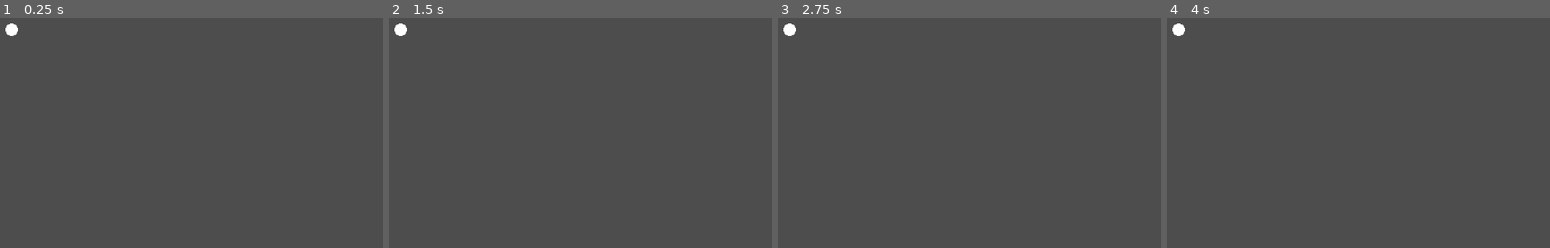
Above: before the commit, frames 1-4 (left to right).
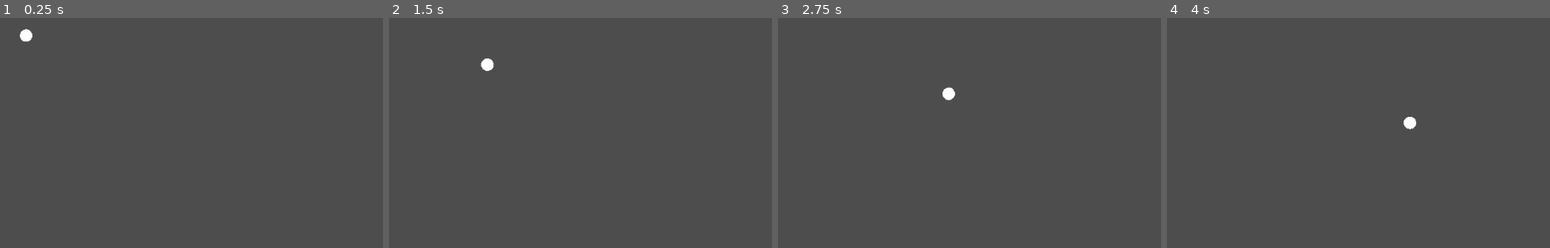
Above: after the commit, the same moments.

Repository: borknbeans/Mini-Jame-Gam-43
Game: Godot game, scene res://scenes/main.tscn
Same seed, same stepped clock (60 frames per second), same inputs: the game is played once before the commit and once after it.
Inputs:
- Up to frame 1 (0.25 s): no input
- Up to frame 2 (1.5 s): no input
- Up to frame 3 (2.75 s): no input
- Up to frame 4 (4 s): no input

The runs differ from the first frame. In frame 1, 0.3% of the frame differs, in the area x 1-9%, y 2-11%; in frame 2, 0.3%, in the area x 1-28%, y 2-24%; in frame 3, 0.3%; in frame 4, 0.3%.

Commit message:
wander around in a designated area2d square

Diff:
--- a/project.godot
+++ b/project.godot
@@ -14,3 +14,7 @@
 run/main_scene="uid://cnwb0roi37ay3"
 config/features=PackedStringArray("4.4", "Forward Plus")
 config/icon="res://icon.svg"
+
+[autoload]
+
+Utility="*res://scripts/util/Utility.gd"
--- a/scenes/main.tscn
+++ b/scenes/main.tscn
@@ -1,8 +1,21 @@
-[gd_scene load_steps=2 format=3 uid="uid://cnwb0roi37ay3"]
+[gd_scene load_steps=4 format=3 uid="uid://cnwb0roi37ay3"]
 
+[ext_resource type="Script" uid="uid://bq64bklemkfl1" path="res://scripts/main.gd" id="1_0wfyh"]
 [ext_resource type="PackedScene" uid="uid://cqdns67khhwch" path="res://scenes/man.tscn" id="1_o5qli"]
 
+[sub_resource type="RectangleShape2D" id="RectangleShape2D_0wfyh"]
+
 [node name="Main" type="Node2D"]
+script = ExtResource("1_0wfyh")
 
 [node name="Man" parent="." instance=ExtResource("1_o5qli")]
 position = Vector2(235, 130)
+
+[node name="CongregationArea2D" type="Area2D" parent="."]
+unique_name_in_owner = true
+position = Vector2(583, 321)
+scale = Vector2(25, 25)
+metadata/_edit_group_ = true
+
+[node name="CollisionShape2D" type="CollisionShape2D" parent="CongregationArea2D"]
+shape = SubResource("RectangleShape2D_0wfyh")
--- a/scenes/man.tscn
+++ b/scenes/man.tscn
@@ -12,6 +12,7 @@
 
 [node name="Man" type="CharacterBody2D"]
 script = ExtResource("1_pgnoa")
+follow_speed = 150.0
 metadata/_edit_group_ = true
 
 [node name="MeshInstance2D" type="MeshInstance2D" parent="."]
@@ -35,6 +36,8 @@
 
 [node name="ManStateIdle" type="Node" parent="StateMachine"]
 script = ExtResource("3_62b7t")
+min_idle_time = 1.5
+max_idle_time = 4.5
 metadata/_custom_type_script = "uid://0ht76qep22hg"
 
 [node name="ManStateFollow" type="Node" parent="StateMachine"]
--- /dev/null
+++ b/scripts/main.gd
@@ -0,0 +1 @@
+extends Node2D
--- a/scripts/man.gd
+++ b/scripts/man.gd
@@ -1,2 +1,7 @@
 class_name Man
 extends CharacterBody2D
+
+@export var wander_speed: float = 100
+@export var follow_speed: float = 100
+
+@onready var congregation_area_2d: Area2D = %CongregationArea2D
--- a/scripts/states/man/man_state_follow.gd
+++ b/scripts/states/man/man_state_follow.gd
@@ -3,7 +3,10 @@
 
 ## Called by the state machine on the engine's main loop tick.
 func physics_update(_delta: float) -> void:
-	# TODO: Move towards the follow point
+	var direction = man.position.direction_to(follow_point)
+	man.velocity = direction * man.follow_speed
+
+	man.move_and_slide()
 
 	if is_zero_approx(follow_point.distance_to(man.global_position)):
 		finished.emit(IDLE)
--- a/scripts/states/man/man_state_idle.gd
+++ b/scripts/states/man/man_state_idle.gd
@@ -7,7 +7,7 @@
 ## Called by the state machine upon changing the active state. The `data` parameter
 ## is a dictionary with arbitrary data the state can use to initialize itself.
 func enter(previous_state_path: String, data := {}) -> void:
-	# TODO: Set velocity to zero
+	man.velocity = Vector2.ZERO
 
 	var idle_time: float = randf_range(min_idle_time, max_idle_time)
 	idle_timer.start(idle_time)
@@ -17,7 +17,7 @@
 
 ## Called by the state machine on the engine's main loop tick.
 func physics_update(_delta: float) -> void:
-	if follow_point != null:
+	if follow_point != Vector2.ZERO:
 		finished.emit(FOLLOW)
 
 ## Called by the state machine before changing the active state. Use this function
--- a/scripts/states/man/man_state_wander.gd
+++ b/scripts/states/man/man_state_wander.gd
@@ -1,15 +1,28 @@
 class_name ManStateWander
 extends ManState
+
+var random_point: Vector2
 
 ## Called by the state machine upon changing the active state. The `data` parameter
 ## is a dictionary with arbitrary data the state can use to initialize itself.
 func enter(previous_state_path: String, data := {}) -> void:
-	# TODO: Pick a random point within a region to wander to
+	random_point = _get_random_point()
+	print(random_point)
 	pass
 
 ## Called by the state machine on the engine's main loop tick.
 func physics_update(_delta: float) -> void:
-	# TODO: Move towards random point
+	var direction = man.position.direction_to(random_point)
+	man.velocity = direction * man.wander_speed
 
-	if follow_point != null:
+	man.move_and_slide()
+
+	if follow_point != Vector2.ZERO:
 		finished.emit(FOLLOW)
+	if random_point.distance_to(man.position) < 1:
+		finished.emit(IDLE)
+
+func _get_random_point() -> Vector2:
+	var point = man.congregation_area_2d.position
+	var rand = Vector2(randf_range(-1, 1) * man.congregation_area_2d.scale.x * 10, randf_range(-1, 1) * man.congregation_area_2d.scale.y * 10)
+	return Vector2(rand.x + point.x, rand.y + point.y)
--- /dev/null
+++ b/scripts/util/Utility.gd
@@ -0,0 +1,6 @@
+extends Node
+
+#@onready var navigation_region_2d: NavigationRegion2D = %NavigationRegion2D
+#
+#func get_random_point_in_navmesh() -> Vector2:
+	#return NavigationServer2D.region_get_random_point(navigation_region_2d.get_rid(), 1, false)
--- a/scripts/util/state_machine.gd
+++ b/scripts/util/state_machine.gd
@@ -33,6 +33,8 @@
 		printerr(owner.name + ": Trying to transition to state " + target_state_path + " but it does not exist.")
 		return
 
+	print(owner.name + ": Trying to transition to state " + target_state_path)
+
 	var previous_state_path := state.name
 	state.exit()
 	state = get_node(target_state_path)
Not shown, added: scripts/main.gd.uid
Not shown, added: scripts/util/Utility.gd.uid
